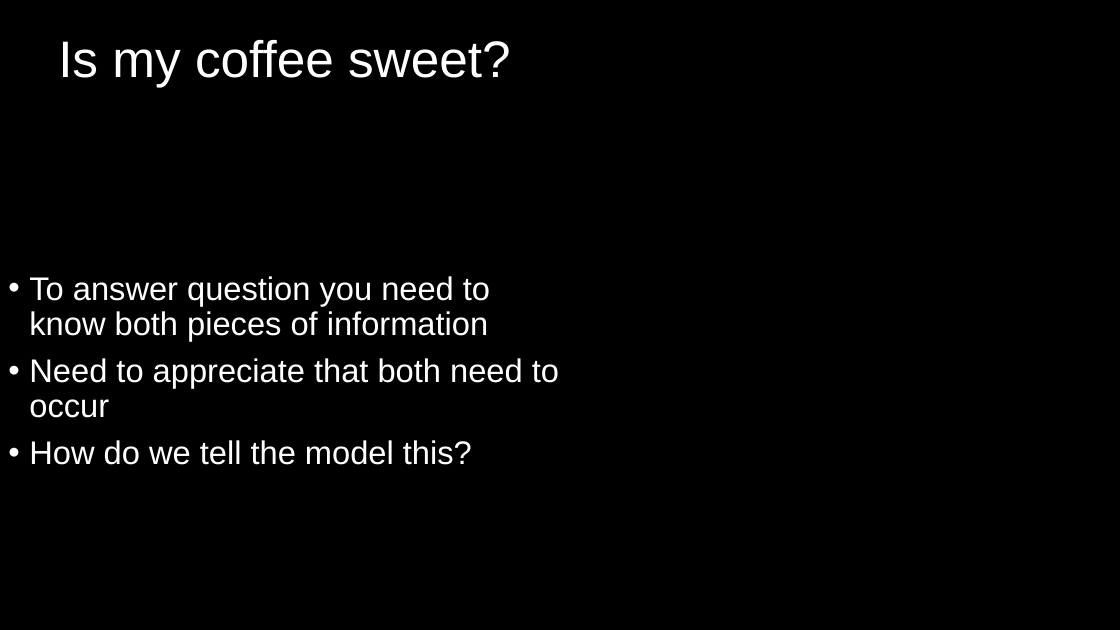
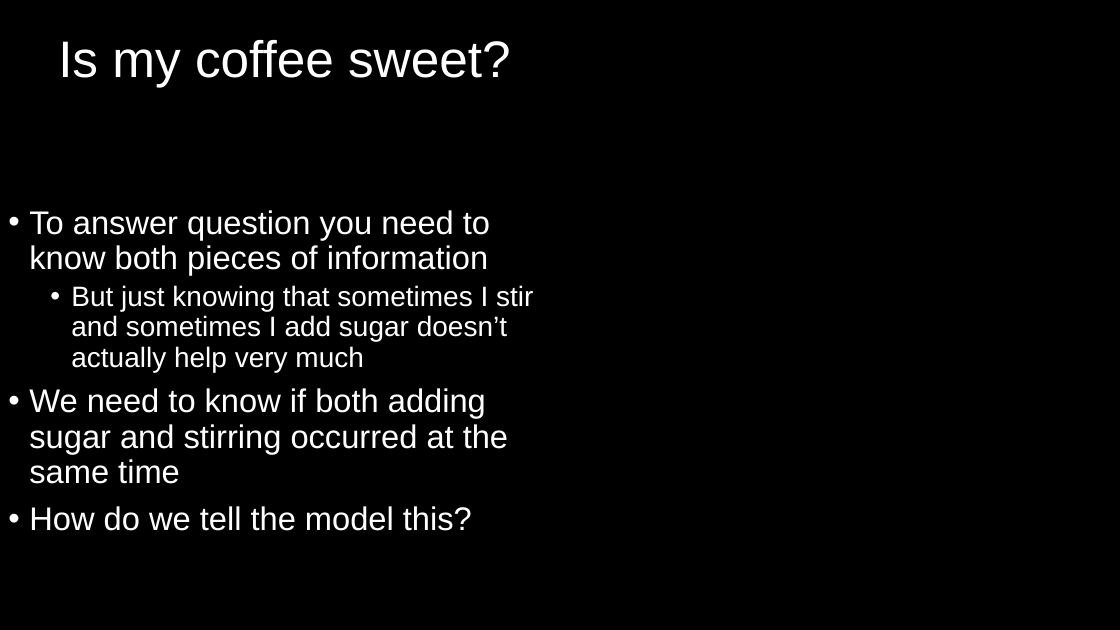
Before and after one commit to DeonRoos/006-BI3010, a slide deck: slide 12 of Lecture 10 - Interaction LM/Lecture 8.1 Interactions.pptx (slide 11 before the commit). Drawn at 1120x630 pixels with LibreOffice and Linux fonts; fonts in the diff are those of the drawing. Boxes give left, top, right and bottom in pixels: in the first picture for what was removed or moved away, otherwise in the second. Text is boxed around its words. In the diff, an @@ line names an element or a change of style, - is before the commit and + after.

```diff
--- a/Lecture 10 - Interaction LM/Lecture 8.1 Interactions.pptx
+++ b/Lecture 10 - Interaction LM/Lecture 8.1 Interactions.pptx
@@ text at <box>29,285,533,484</box>: text changed; size 28 to 24 pt @@
-• Need to appreciate that both need to occur
+  • But just knowing that sometimes I stir and sometimes I add sugar doesn’t actually help very much
+• We need to know if both adding sugar and stirring occurred at the same time
```
Also in this commit, not shown: 6 other slides changed, 4 slides added.
